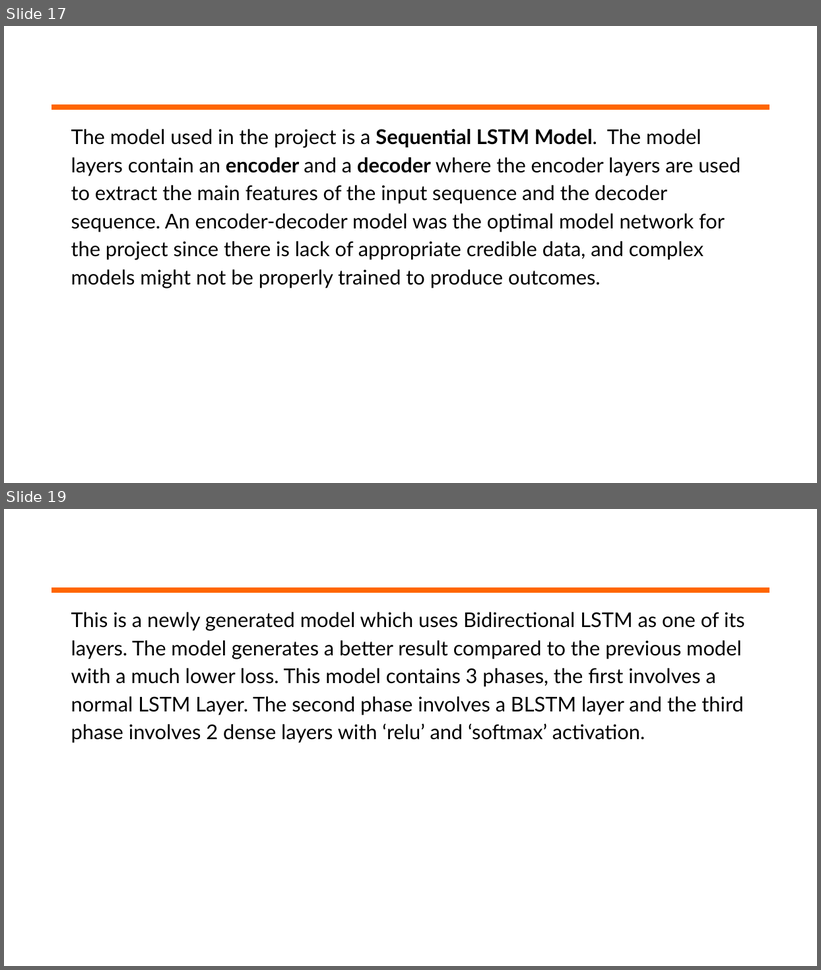
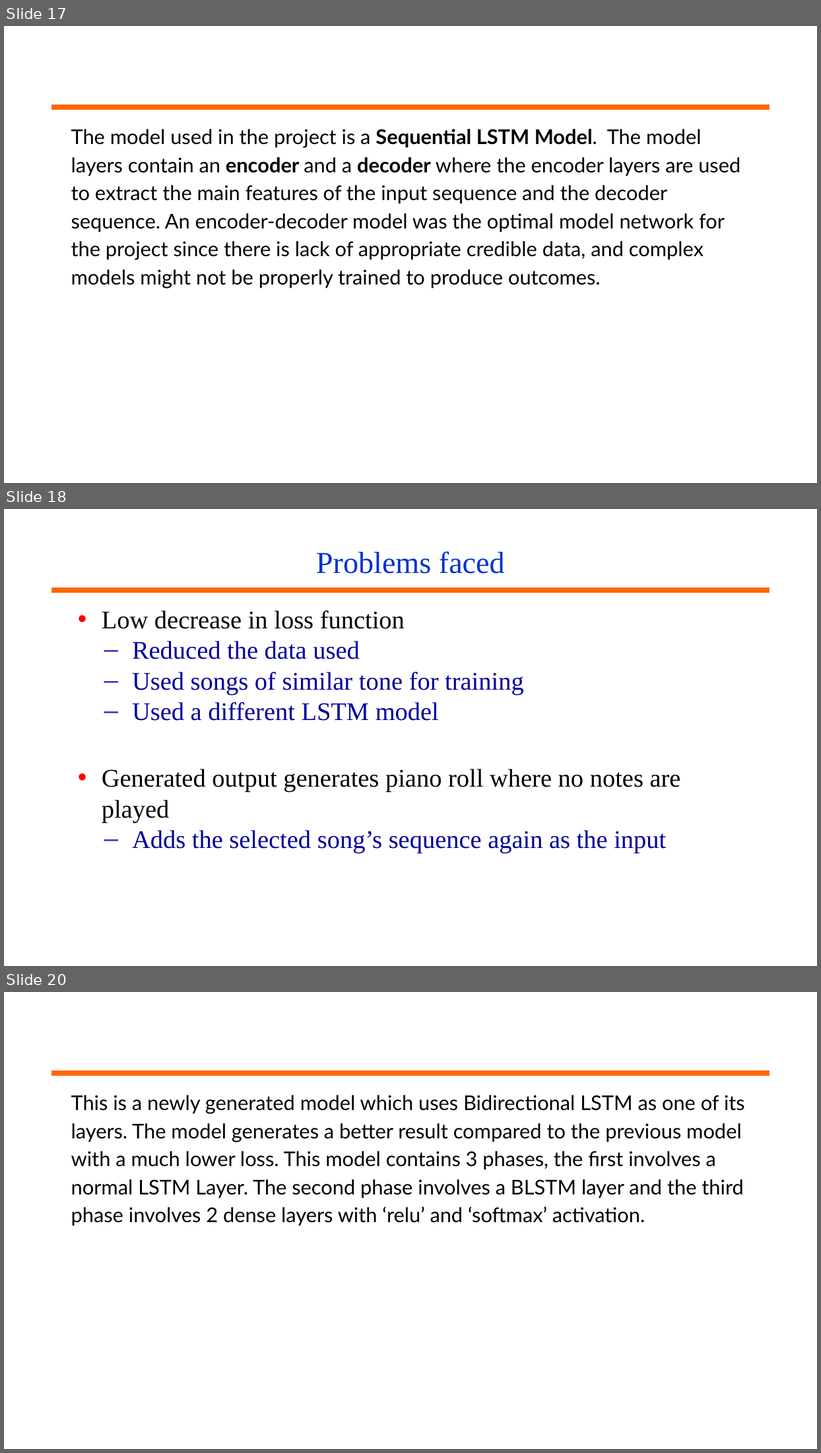
Before and after one commit to jerinjoseph121/Music-Generation, a slide deck: Presentation/Music Generation Major Project.pptx. Shown one above the other, each under a label of ours: slides 17 and 19 before the commit, slides 17, 18 and 20 after it; the slides between them are not shown. The pictures are 821x970 and 821x1453 pixels, drawn with LibreOffice and Linux fonts; fonts in the diff are those of the drawing; background and template pictures are left out. Boxes give left, top, right and bottom in pixels: in the first picture for what was removed or moved away, otherwise in the second. Text is boxed around its words. In the diff, an @@ line names an element or a change of style, - is before the commit and + after.

```diff
--- a/Presentation/Music Generation Major Project.pptx
+++ b/Presentation/Music Generation Major Project.pptx
@@ slide 18 added at (x1=4, y1=509, x2=817, y2=966), background #FFFFFF; not listed: 1 template element that a slide beside it also shows @@
@@ title added at (x1=316, y1=551, x2=505, y2=574), 36 pt, text #0033CC @@
+Problems faced
@@ text added at (x1=102, y1=611, x2=681, y2=854), 30 pt, text #000099 @@
+• Low decrease in loss function
+  – Reduced the data used
+  – Used songs of similar tone for training
+  – Used a different LSTM model
+• Generated output generates piano roll where no notes are played
+  – Adds the selected song’s sequence again as the input
@@ what was slide 19 is now slide 20 @@
```
Also in this commit, not shown: 9 slides changed, 5 other slides added, 2 slides removed.
